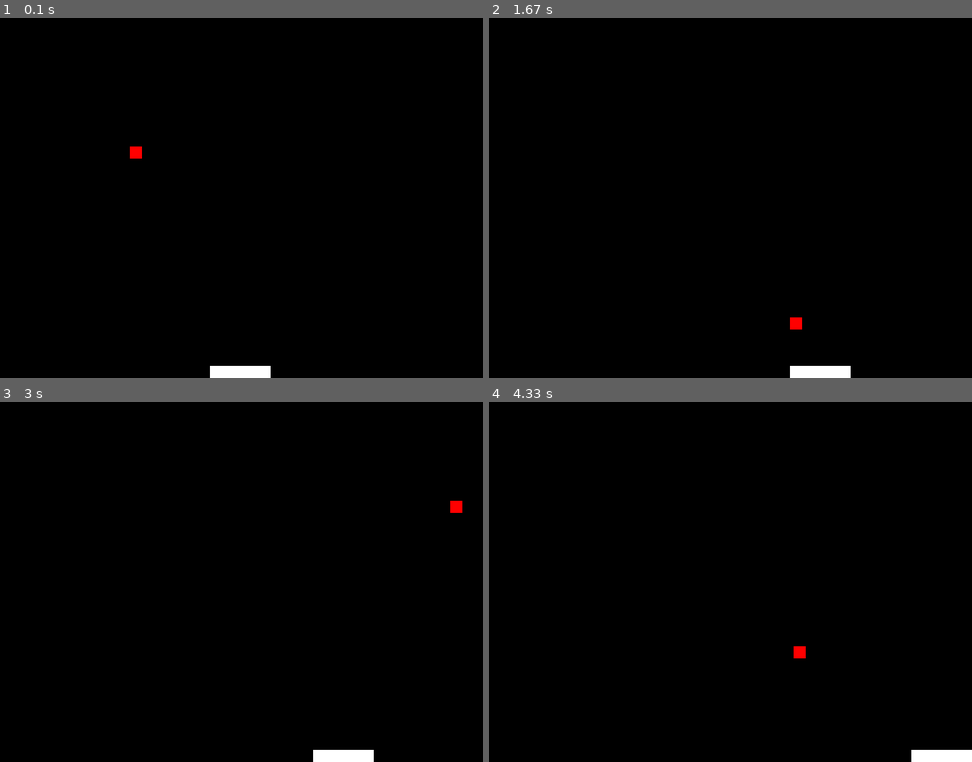
Above: before the commit, frames 1-4 (two rows, left to right).
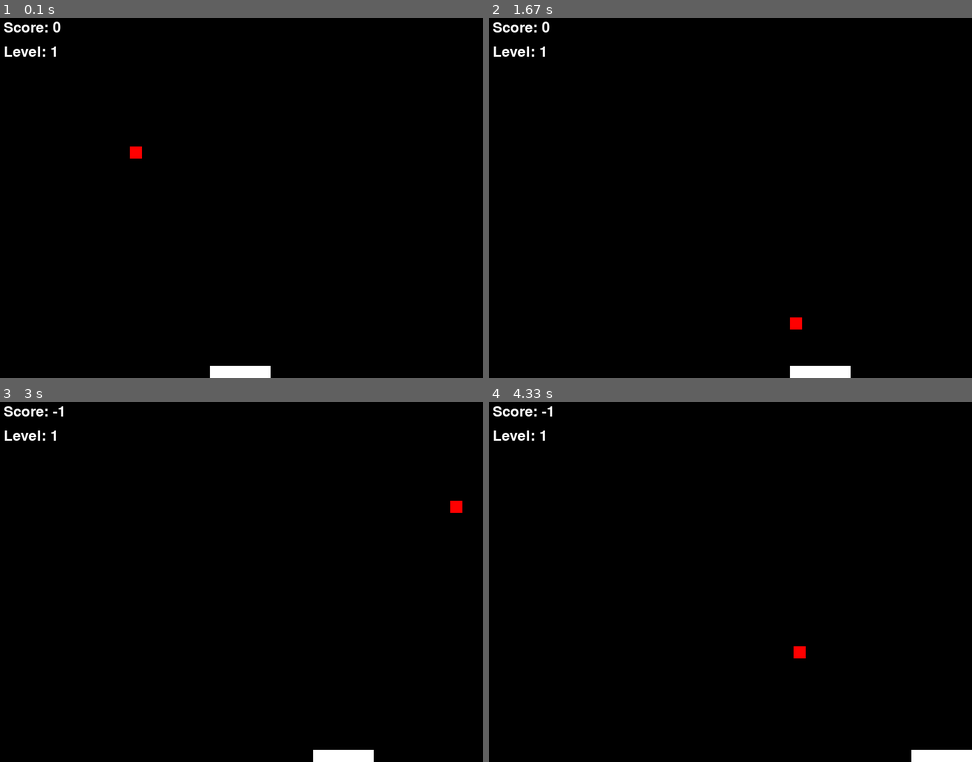
Above: after the commit, the same moments.

Repository: IvanVargas14/Pygame-Project
Game: pygame game, started from Assignment 4A.py
The game is run twice, just before and just after one commit, with the same random seed, the same clock (stepped at 60 frames per second) and the same inputs.
Inputs:
- Up to frame 1 (0.1 s): no input
- Up to frame 2 (1.67 s): hold Right 0.33-0.8 s; hold Right 0.83-1.3 s; hold Left from 1.33 s (still down)
- Up to frame 3 (3 s): release Left at 1.87 s; hold Left 1.9-2.3 s; hold Right 2.33-2.97 s
- Up to frame 4 (4.33 s): hold Left 3-3.47 s; hold Right 3.5-3.97 s; hold Right from 4 s (still down)

The runs differ from the first frame. In frame 1, 0.3% of the frame differs, in the area x 0-13%, y 1-11%; in frame 2, 0.3%; in frame 3, 0.3%; in frame 4, 0.3%.

Commit message:
Update Assignment 4A.py
Here. Now with text on screen.

Diff:
--- a/Assignment 4A.py
+++ b/Assignment 4A.py
@@ -19,10 +19,11 @@
 speed = 3
 speedB = 10
 point = 0
+level = 1 #initialize level
 clock = pygame.time.Clock()
 goingRight = True
 goingDown = True
-
+font = pygame.font.SysFont(None, 36) #Use default system font, size 36
 # while running statement, begins with quit
 while True:
     keys = pygame.key.get_pressed()
@@ -72,28 +73,33 @@
     if ball_rect.y == 580:
         print("Score:", point)
         sys.exit(0)
-    if point == 5:
-        print("Congratulations! On to level 2.")
-        break
-    if point == 10:
-        print("Congratulations! On to level 3.")
-    if point == 20:
-        print("Congratulations! On to level 4.")
-    if point == 35:
-        print("Congratulations! On to level 5.")
-    if point == 50:
-        print("Congratulations! On to level 6.")
-    if point == 60:
-        print("Congratulations! On to level 7.")
-    if point == 75:
-        print("Congratulations! On to level 8.")
-    if point == 90:
-        print("Congratulations! On to level 9.")
-    if point == 100:
-        print("Congratulations! On to level 10.")
+    elif point == 5:
+        level = 2
+    elif point == 10:
+        level = 3
+    elif point == 20:
+        level = 4
+    elif point == 35:
+        level = 5
+    elif point == 50:
+        level = 6
+    elif point == 60:
+        level = 7
+    elif point == 75:
+        level = 8
+    elif point == 90:
+        level = 9
+    elif point == 100:
+        level = 10
+    # Render the score and level as text
+    score_text = font.render(f'Score: {point}', True, (255,255,255))
+    level_text = font.render(f'Level: {level}', True, (255,255,255))
+
 
     screen.fill((0, 0, 0))
     screen.blit(paddle, paddle_rect)
     screen.blit(ball, ball_rect)
+    screen.blit(score_text, (10,10))#Display at top left corner
+    screen.blit(level_text, (10,50))#Display level below the score
     pygame.display.flip()
     clock.tick(60)
